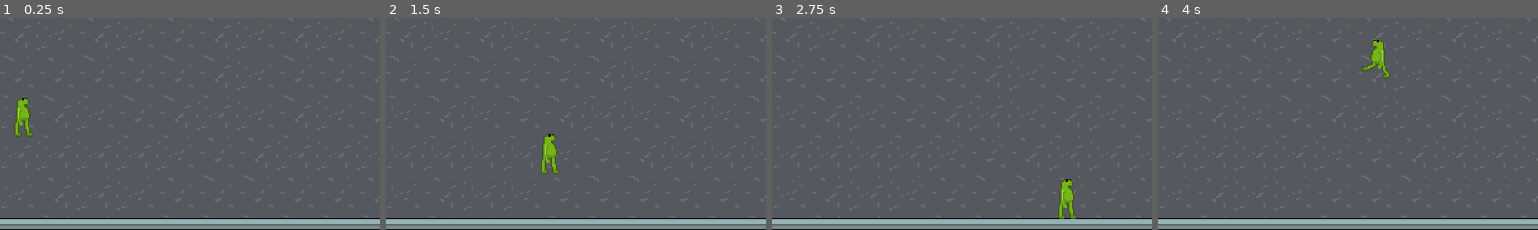
Above: before the commit, frames 1-4 (left to right).
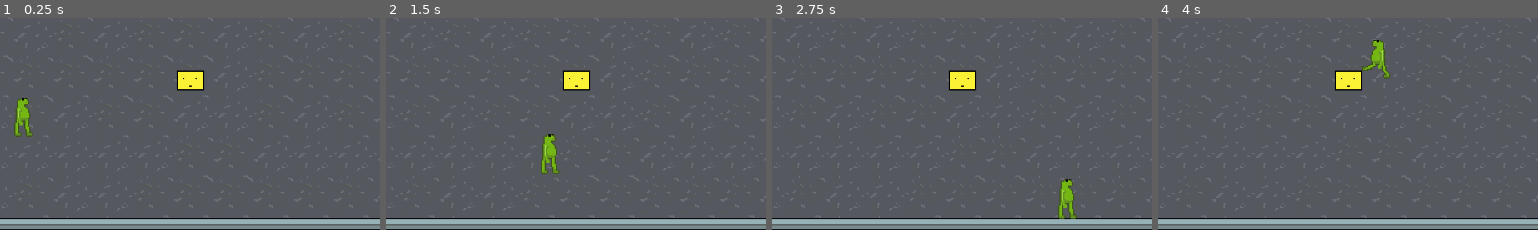
Above: after the commit, the same moments.

Repository: TomiZ87/spooky-game-jam-2025
Game: Godot game, scene res://scenes/room.tscn
The game is run twice, just before and just after one commit, with the same random seed, the same clock (stepped at 60 frames per second) and the same inputs.
Inputs:
- Up to frame 1 (0.25 s): no input
- Up to frame 2 (1.5 s): tap Enter at 0.5 s; hold D (move_right) 0.53-1.28 s; tap Q (player_pick_up_put_down) at 0.6, 1.35 s; tap Space at 1.25 s; hold S (move_down) from 1.28 s (still down)
- Up to frame 3 (2.75 s): tap Enter at 2 s; release S (move_down) at 2.03 s; hold D (move_right) from 2.03 s (still down); tap Q (player_pick_up_put_down) at 2.1 s
- Up to frame 4 (4 s): release D (move_right) at 2.78 s; hold W (move_up) 2.78-3.53 s; tap Q (player_pick_up_put_down) at 2.85, 3.6 s; hold A (move_left) from 3.53 s (still down)
The pictures show only the part of the screen within x 32-82%, y 48-98%; the shares and areas given below are measured in that part.

The runs differ from the first frame. In frame 1, 0.7% of the frame differs, in the area x 46-54%, y 24-35%; in frame 2, 0.7%; in frame 3, 0.7%; in frame 4, 0.7%.

Commit message:
#2 feat: Add logic for detecting nearby pickupables
Dummy object has code for adding itself to an array nearby_pickupables in the player script. The player then has the logic to decide which obj in that array is closest (that is the object that gets picked up when Q is pressed)

Diff:
--- /dev/null
+++ b/project/assets/scripts/dummy.gd
@@ -0,0 +1,22 @@
+extends StaticBody2D
+
+@onready var interact_area = $InteractionArea
+
+func _ready():
+	interact_area.connect("body_entered", _on_body_entered)
+	interact_area.connect("body_exited", _on_body_exited)
+
+func _on_body_entered(body):
+	if body.is_in_group("player"):
+		body.nearby_pickupables.append(self)
+
+func _on_body_exited(body):
+	if body.is_in_group("player"):
+		body.nearby_pickupables.erase(self)
+
+func pickup(who):
+	print("Player tried to pick up", self)
+
+# Called every frame. 'delta' is the elapsed time since the previous frame.
+func _process(delta: float) -> void:
+	pass
--- /dev/null
+++ b/project/assets/scripts/player.gd
@@ -0,0 +1,51 @@
+extends CharacterBody2D
+
+const SPEED = 150.0
+@onready var sprite = $AnimatedSprite2D
+
+var nearby_pickupables: Array = []
+var current_pickupable: Node = null
+
+func _process(delta):
+	handle_pickup()
+
+func _physics_process(delta: float) -> void:
+	handle_movement_input()
+	move_and_slide()
+
+func handle_movement_input():
+	var direction = Input.get_vector("move_left", "move_right", "move_up", "move_down")
+	if direction.x > 0:
+		sprite.flip_h = false
+	elif direction.x < 0:
+		sprite.flip_h = true
+
+	if direction.x == 0 and direction.y == 0:
+		sprite.play("idle_right")
+	else:
+		sprite.play("walk_right")
+
+	velocity = direction * SPEED
+
+func handle_pickup():
+	# Clean up if any interactables were deleted
+	nearby_pickupables = nearby_pickupables.filter(func(i): return is_instance_valid(i))
+	# Find the closest one (if any)
+	if nearby_pickupables.size() > 0:
+		current_pickupable = get_closest_interactable()
+	else:
+		current_pickupable = null
+
+	# Handle interaction input
+	if Input.is_action_just_pressed("player_pick_up_put_down") and current_pickupable:
+		current_pickupable.pickup(self)
+
+func get_closest_interactable():
+	var closest = null
+	var min_dist = INF
+	for obj in nearby_pickupables:
+		var dist = global_position.distance_to(obj.global_position)
+		if dist < min_dist:
+			min_dist = dist
+			closest = obj
+	return closest
--- a/project/project.godot
+++ b/project/project.godot
@@ -20,6 +20,10 @@
 window/size/viewport_width=1280
 window/size/viewport_height=720
 window/stretch/mode="viewport"
+
+[global_group]
+
+player="global reference (group) to player"
 
 [input]
 
--- /dev/null
+++ b/project/scenes/dummy.tscn
@@ -0,0 +1,31 @@
+[gd_scene load_steps=5 format=3 uid="uid://dop628qw3t87d"]
+
+[ext_resource type="Script" uid="uid://yhpq3cte2d3o" path="res://assets/scripts/dummy.gd" id="1_k5f3b"]
+[ext_resource type="Texture2D" uid="uid://ed46x5ovby47" path="res://assets/sprites/dummy.png" id="1_kre8v"]
+
+[sub_resource type="RectangleShape2D" id="RectangleShape2D_k5f3b"]
+size = Vector2(22, 7)
+
+[sub_resource type="CapsuleShape2D" id="CapsuleShape2D_6m2ry"]
+radius = 14.0
+height = 36.0
+
+[node name="StaticBody2D" type="StaticBody2D"]
+script = ExtResource("1_k5f3b")
+
+[node name="Sprite2D" type="Sprite2D" parent="."]
+texture = ExtResource("1_kre8v")
+
+[node name="CollisionShape2D" type="CollisionShape2D" parent="."]
+position = Vector2(0, 12.5)
+shape = SubResource("RectangleShape2D_k5f3b")
+
+[node name="InteractionArea" type="Area2D" parent="."]
+
+[node name="CollisionShape2D" type="CollisionShape2D" parent="InteractionArea"]
+position = Vector2(0, 8)
+rotation = 1.5707964
+shape = SubResource("CapsuleShape2D_6m2ry")
+
+[connection signal="body_entered" from="InteractionArea" to="." method="_on_body_entered"]
+[connection signal="body_exited" from="InteractionArea" to="." method="_on_body_exited"]
--- a/project/scenes/player.gd
+++ /dev/null
@@ -1,27 +0,0 @@
-extends CharacterBody2D
-
-
-const SPEED = 150.0
-@onready var sprite = $AnimatedSprite2D
-
-func get_input():
-	var direction = Input.get_vector("move_left", "move_right", "move_up", "move_down")
-	if direction.x > 0:
-		sprite.flip_h = false
-	elif direction.x < 0:
-		sprite.flip_h = true
-
-	if direction.x == 0 and direction.y == 0:
-		sprite.play("idle_right")
-	else:
-		sprite.play("walk_right")
-
-	velocity = direction * SPEED
-
-func _physics_process(delta: float) -> void:
-
-	# Get the input direction and handle the movement/deceleration.
-	# As good practice, you should replace UI actions with custom gameplay actions.
-
-	get_input()
-	move_and_slide()
--- a/project/scenes/player.tscn
+++ b/project/scenes/player.tscn
@@ -1,7 +1,7 @@
 [gd_scene load_steps=13 format=3 uid="uid://c8arvx3x233ts"]
 
 [ext_resource type="Texture2D" uid="uid://lxs5btke2s17" path="res://assets/sprites/player.png" id="1_3vyb7"]
-[ext_resource type="Script" uid="uid://cvvhe8igd0qo8" path="res://scenes/player.gd" id="1_g2els"]
+[ext_resource type="Script" uid="uid://cvvhe8igd0qo8" path="res://assets/scripts/player.gd" id="1_g2els"]
 
 [sub_resource type="AtlasTexture" id="AtlasTexture_g2els"]
 atlas = ExtResource("1_3vyb7")
@@ -126,13 +126,13 @@
 [sub_resource type="RectangleShape2D" id="RectangleShape2D_d2wvv"]
 size = Vector2(12, 8)
 
-[node name="CharacterBody2D" type="CharacterBody2D"]
+[node name="CharacterBody2D" type="CharacterBody2D" groups=["player"]]
 script = ExtResource("1_g2els")
 
 [node name="AnimatedSprite2D" type="AnimatedSprite2D" parent="."]
 sprite_frames = SubResource("SpriteFrames_y4r1p")
 animation = &"walk_right"
-frame_progress = 0.7633958
+frame_progress = 0.841953
 
 [node name="CollisionShape2D" type="CollisionShape2D" parent="."]
 position = Vector2(0, 11)
--- a/project/scenes/room.tscn
+++ b/project/scenes/room.tscn
@@ -1,7 +1,8 @@
-[gd_scene load_steps=6 format=4 uid="uid://dmpeto3yqxjvm"]
+[gd_scene load_steps=7 format=4 uid="uid://dmpeto3yqxjvm"]
 
 [ext_resource type="Texture2D" uid="uid://dlyv2cbq4menu" path="res://assets/sprites/roomTileSet.png" id="1_36trf"]
 [ext_resource type="PackedScene" uid="uid://c8arvx3x233ts" path="res://scenes/player.tscn" id="2_ffxv4"]
+[ext_resource type="PackedScene" uid="uid://dop628qw3t87d" path="res://scenes/dummy.tscn" id="3_85yof"]
 
 [sub_resource type="TileSetAtlasSource" id="TileSetAtlasSource_ffxv4"]
 texture = ExtResource("1_36trf")
@@ -59,3 +60,6 @@
 
 [node name="CharacterBody2D" parent="." instance=ExtResource("2_ffxv4")]
 position = Vector2(196, 175)
+
+[node name="StaticBody2D" parent="." instance=ExtResource("3_85yof")]
+position = Vector2(330, 138)
Not shown, added: project/assets/scripts/dummy.gd.uid
Renamed: project/scenes/player.gd.uid -> project/assets/scripts/player.gd.uid
